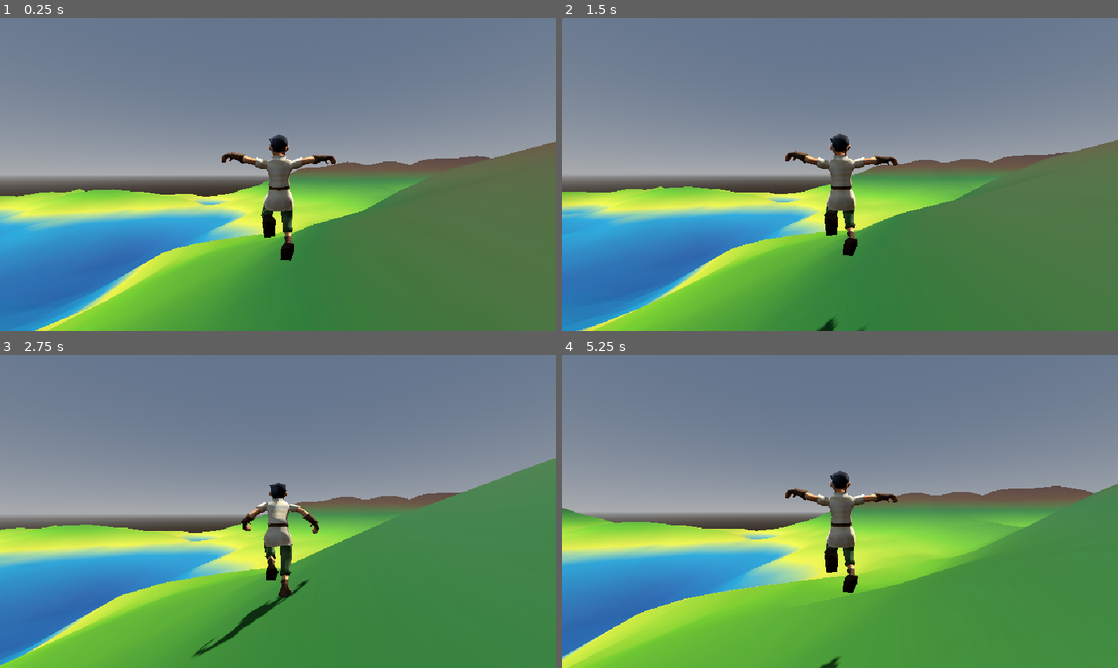
Above: before the commit, frames 1-4 (two rows, left to right).
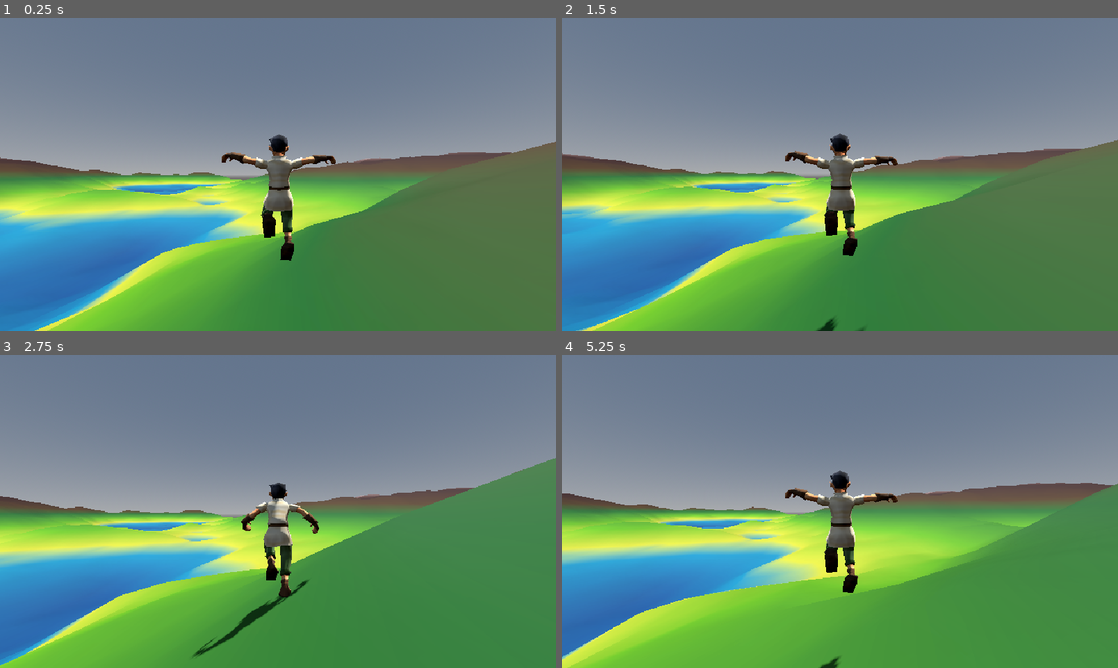
Above: after the commit, the same moments.

Repository: Tinka8ell/ProceduralWorldGeneration
Game: Godot game, scene res://Scenes/main.tscn
Two runs of this game, one before a commit and one after it. Both use one fixed random seed, a clock stepped at 60 frames per second and the inputs below.
Inputs (mouse positions are in pixels of both pictures, inside the frame that each line leads up to):
- Up to frame 1 (0.25 s): no input
- Up to frame 2 (1.5 s): tap Enter (ui_accept) at 0.5, 0.77 s; move the mouse to (867, 174) at 0.52 s; hold W (move_forward) from 0.53 s (still down); click (867, 174) at 0.67 s; move the mouse to (812, 174) at 1.27 s
- Up to frame 3 (2.75 s): keep holding W (move_forward); tap Enter (ui_accept) at 1.52 s; move the mouse to (289, 505) at 2.02 s
- Up to frame 4 (5.25 s): keep holding W (move_forward); move the mouse to (834, 517) at 2.77 s; click (834, 517) at 2.92 s; tap Enter (ui_accept) at 3.02, 3.77, 4.52 s; move the mouse to (878, 514) at 3.52 s; move the mouse to (795, 508) at 4.27 s; move the mouse to (845, 511) at 5.02 s; click (845, 511) at 5.17 s

The runs differ from the first frame. In frame 1, 3.7% of the frame differs, in the area x 0-92%, y 42-58%; in frame 2, 3.8%, in the area x 0-94%, y 41-57%; in frame 3, 3.0%; in frame 4, 3.0%.

Commit message:
Remove some debug code

Diff:
--- a/Scenes/main.tscn
+++ b/Scenes/main.tscn
@@ -37,24 +37,24 @@
 visible = false
 
 [node name="Skeleton3D" parent="Explorer/Mesh/HeroRig_export" parent_id_path=PackedInt32Array(856860738, 931582133, 885429918) index="0" unique_id=1340250868]
-bones/0/position = Vector3(0.0176589, 1.0785875, -0.0019282494)
-bones/1/rotation = Quaternion(0.72837514, -0.00043200824, 0.0014349446, 0.6851769)
-bones/2/rotation = Quaternion(-0.8198944, -0.10108544, -0.06153983, 0.5601498)
-bones/3/rotation = Quaternion(0.3771247, -0.0038857593, 0.031586748, 0.92561555)
-bones/4/rotation = Quaternion(-0.22101495, -0.0059441645, 0.082234055, 0.97177917)
-bones/5/rotation = Quaternion(-0.8118661, 0.10937305, 0.07780078, 0.5682059)
-bones/6/rotation = Quaternion(0.35598844, 0.003920995, -0.029816465, 0.9340064)
-bones/7/rotation = Quaternion(-0.20768116, 0.009594327, -0.10445521, 0.97255623)
-bones/8/rotation = Quaternion(0.9915702, -0.0012227054, -0.00010022328, -0.12956585)
-bones/10/rotation = Quaternion(-0.7706603, -0.010689584, -0.012540142, 0.6370332)
-bones/11/rotation = Quaternion(0.980498, 0.1841122, 0.02490713, -0.06407815)
-bones/12/rotation = Quaternion(-0.31261206, 0.0067498423, -0.025023093, 0.9495272)
-bones/13/rotation = Quaternion(-0.046528716, -0.112621285, 0.21716729, 0.9684989)
-bones/18/rotation = Quaternion(-7.1789415e-08, -0.027445033, -2.089978e-06, 0.9996234)
-bones/20/rotation = Quaternion(0.979075, -0.20139137, -0.025852595, -0.013614841)
-bones/21/rotation = Quaternion(-0.33800927, -0.0066879974, 0.02705631, 0.94073004)
-bones/22/rotation = Quaternion(-0.013088193, -0.00083687296, -0.045455273, 0.9988803)
-bones/28/rotation = Quaternion(5.8346572e-08, -0.07011145, 2.1927845e-06, 0.9975392)
+bones/0/position = Vector3(-0.030425355, 1.0922393, -0.0035321093)
+bones/1/rotation = Quaternion(0.72834724, 0.006363898, 0.008783, 0.68512255)
+bones/2/rotation = Quaternion(-0.798905, -0.11797007, -0.091947965, 0.5825629)
+bones/3/rotation = Quaternion(0.31239644, -0.003986378, 0.026165327, 0.9495831)
+bones/4/rotation = Quaternion(-0.18166035, -0.012494861, 0.113286644, 0.97673416)
+bones/5/rotation = Quaternion(-0.80962676, 0.09115218, 0.03718695, 0.57863027)
+bones/6/rotation = Quaternion(0.33670002, 0.0039511067, -0.028200915, 0.9411813)
+bones/7/rotation = Quaternion(-0.19956149, 0.0080972565, -0.07280393, 0.9771434)
+bones/8/rotation = Quaternion(0.9970423, 0.007818903, 0.00023454713, -0.07645561)
+bones/10/rotation = Quaternion(-0.7040282, 0.1215111, 0.09790662, 0.6928157)
+bones/11/rotation = Quaternion(0.9794908, 0.18531188, 0.047681693, -0.06311673)
+bones/12/rotation = Quaternion(-0.35616648, 0.006639367, -0.028509453, 0.9339639)
+bones/13/rotation = Quaternion(-0.045942456, -0.13444927, 0.21321182, 0.9666197)
+bones/18/rotation = Quaternion(-1.4048149e-07, -0.048501648, -2.0883638e-06, 0.9988231)
+bones/20/rotation = Quaternion(0.97683555, -0.19961768, -0.03773286, -0.0672416)
+bones/21/rotation = Quaternion(-0.35904607, -0.0066321893, 0.028740142, 0.9328537)
+bones/22/rotation = Quaternion(0.008829135, 0.054681547, -0.07912934, 0.9953244)
+bones/28/rotation = Quaternion(-3.4057166e-08, -0.014736024, 2.185405e-06, 0.99989146)
 
 [node name="TerrainManager" type="Node" parent="." unique_id=1113510514]
 script = ExtResource("8_344ge")
--- a/Scripts/terrainManager.gd
+++ b/Scripts/terrainManager.gd
@@ -18,7 +18,6 @@
 var color_gradient
 var noise_texture: NoiseTexture2D
 var chunks := {}
-var lastPosition := Vector3.ZERO
 
 # Perlin noise parameters
 @export_range(0.0, 1.0, 0.001, "0 to 1 - lower is smoother") var noise_frequency := 0.1
@@ -57,7 +56,6 @@
 	noise_texture.noise = noise
 	noise_texture.as_normal_map = true
 	noise_texture.seamless = true
-	createTerrainChunk(Vector2i(0, 0))
 	return
 
 # Called every frame. 'delta' is the elapsed time since the previous frame.
@@ -66,13 +64,11 @@
 	if player:
 		var playerLocation := player.global_position
 		playerIndex = Vector2i(roundi(playerLocation.x / size), roundi(playerLocation.z / size))
-		if playerLocation.distance_to(lastPosition) > 10.0:
-			lastPosition = playerLocation
-			for offset in CLOSE_GRID:
-				var chunk := findChunk(playerIndex + offset)
-				if not chunk:
-					createTerrainChunk(playerIndex + offset)
-					break
+		for offset in CLOSE_GRID:
+			var chunk := findChunk(playerIndex + offset)
+			if not chunk:
+				createTerrainChunk(playerIndex + offset)
+				break
 
 func findChunk(index: Vector2i) -> MeshInstance3D:
 	var chunkName := getChunkName(index)
